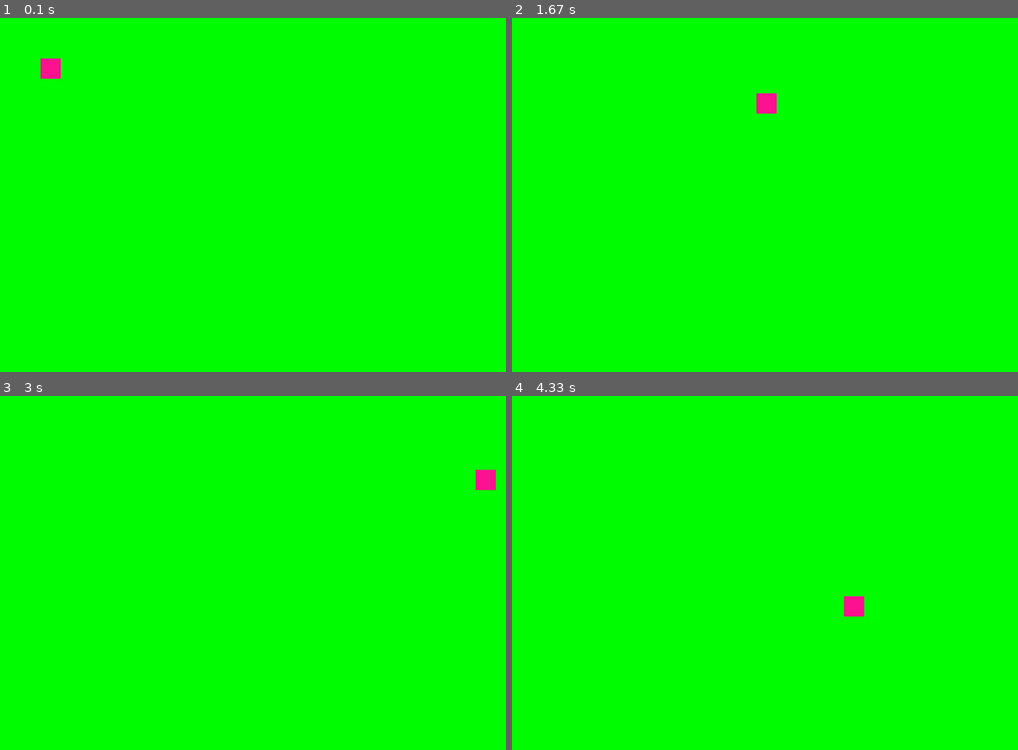
Above: before the commit, frames 1-4 (two rows, left to right).
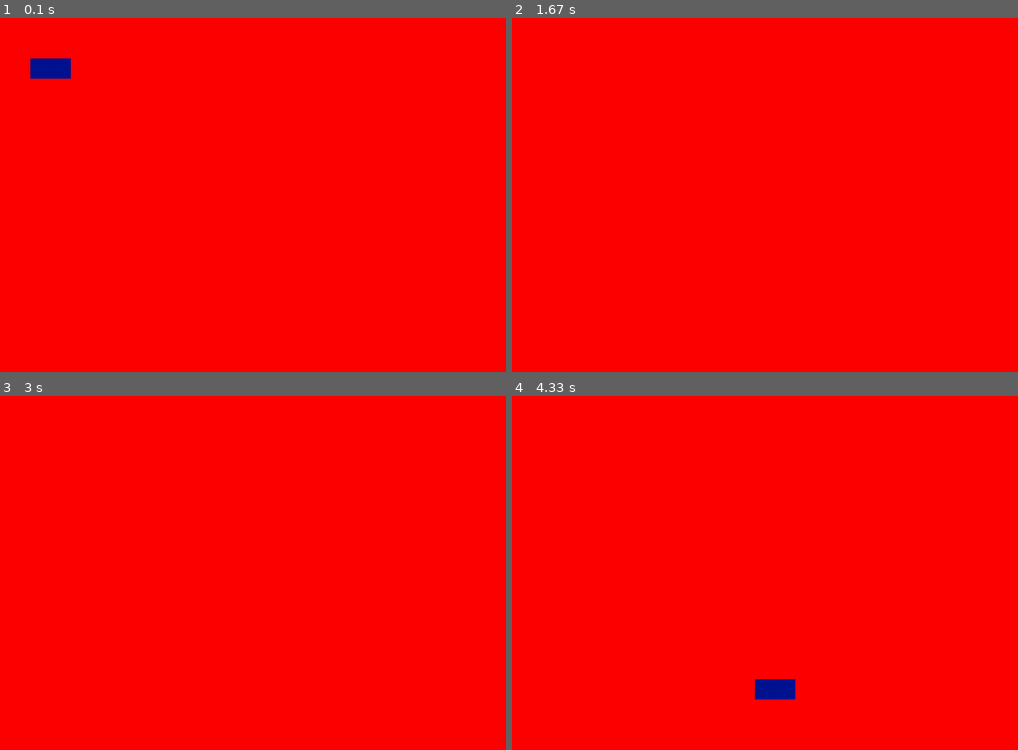
Above: after the commit, the same moments.

Repository: pmKozak/CS_Y11_term3_project1
Game: pygame game, started from pygame-examples/control.py
Two runs of this game, one before a commit and one after it. Both use one fixed random seed, a clock stepped at 60 frames per second and the inputs below.
Inputs:
- Up to frame 1 (0.1 s): no input
- Up to frame 2 (1.67 s): hold Right 0.33-0.8 s; hold Up 0.83-1.13 s
- Up to frame 3 (3 s): hold Left 1.67-2.2 s; hold Down 2.23-2.53 s; hold Left 2.57-2.97 s
- Up to frame 4 (4.33 s): hold Right 3.4-4.03 s; hold Down from 4.07 s (still down)

The runs differ from the first frame. In frame 1, 100% of the frame differs, in the area x 0-100%, y 0-100%; in frame 2, 100%; in frame 3, 100%; in frame 4, 100%.

Commit message:
changes of vars

Diff:
--- a/pygame-examples/const.py
+++ b/pygame-examples/const.py
@@ -5,8 +5,8 @@
 
 
 class Colors:
-    PINK = (255, 20, 147)
-    GREEN = (0, 255, 0)
+    PINK = (0, 20, 147)
+    GREEN = (255, 0, 0)
 
 
 class Gravity:
--- a/pygame-examples/control.py
+++ b/pygame-examples/control.py
@@ -5,16 +5,16 @@
 
 def control_object(obj):
     if pygame.key.get_pressed()[pygame.K_UP]:
-        obj.v_x -= 10
-    if pygame.key.get_pressed()[pygame.K_DOWN]:
-        obj.v_x += 10
-    if pygame.key.get_pressed()[pygame.K_RIGHT]:
-        obj.v_y += 10
-    if pygame.key.get_pressed()[pygame.K_LEFT]:
-        obj.v_y -= 10
-    if pygame.key.get_pressed()[pygame.K_SPACE]:
-        obj.v_x = 0
-        obj.v_y = 0
+        obj.v_x = -100
+    elif pygame.key.get_pressed()[pygame.K_DOWN]:
+        obj.v_x = 100
+    elif pygame.key.get_pressed()[pygame.K_RIGHT]:
+        obj.v_y = 100
+    elif pygame.key.get_pressed()[pygame.K_LEFT]:
+        obj.v_y = -100
+    #else:
+    #    obj.v_x = 10
+    #    obj.v_y = 0
 
 
 def main():
@@ -22,7 +22,7 @@
         x=100,
         y=100,
         height=40,
-        width=40,
+        width=80,
         v_x=0,
         v_y=0,
         color=Colors.PINK,
